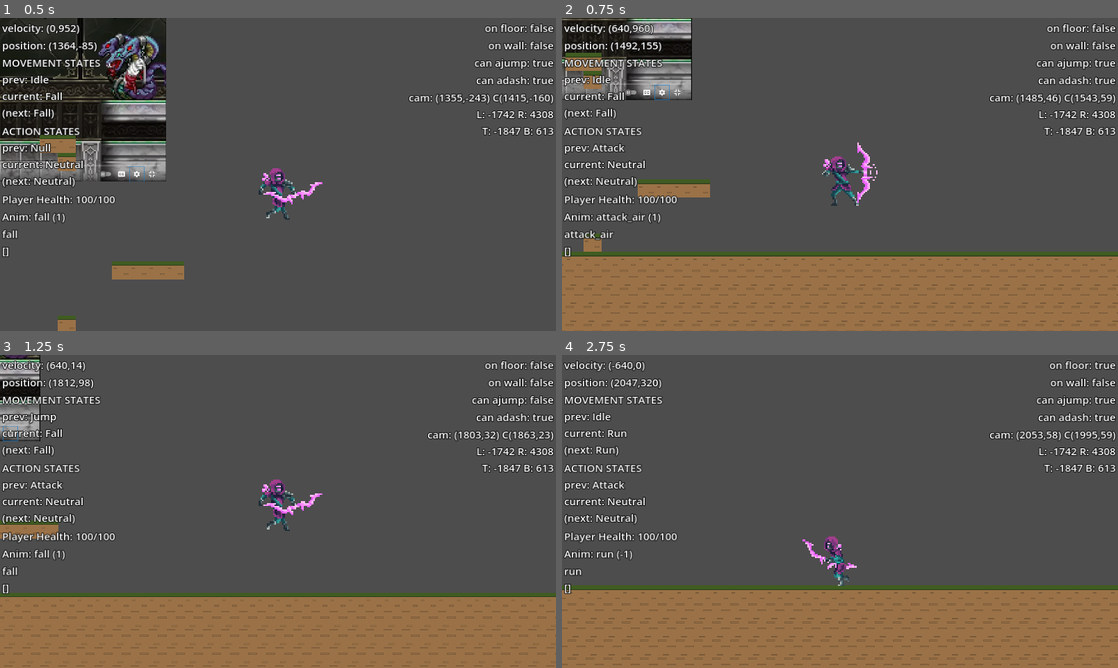
Above: before the commit, frames 1-4 (two rows, left to right).
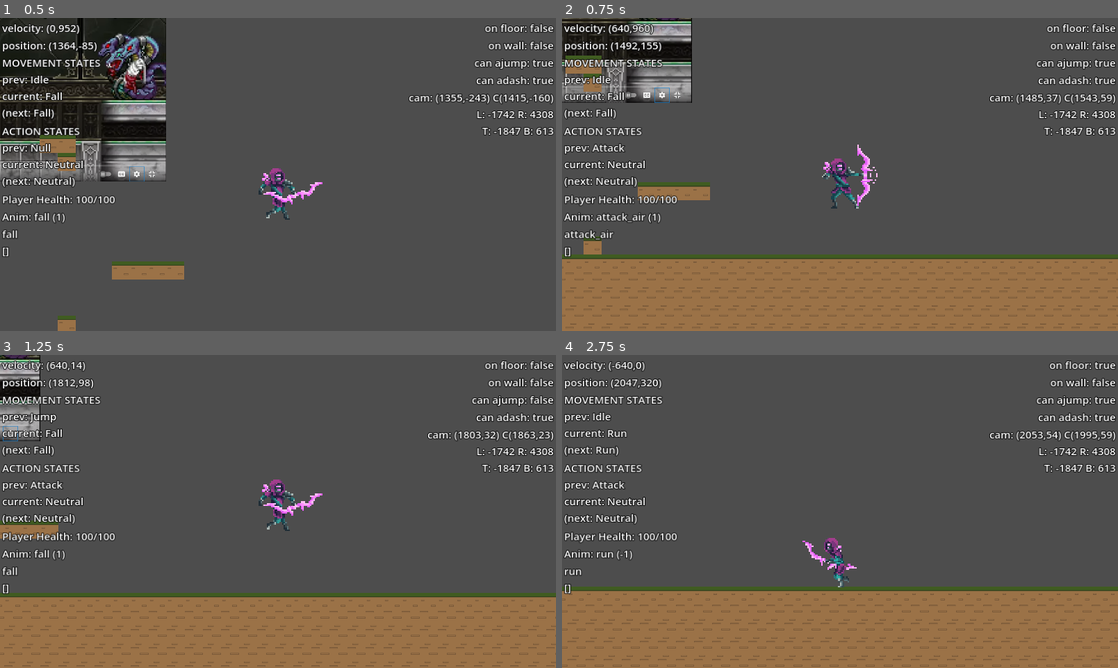
Above: after the commit, the same moments.

Repository: azylazide/untitled-hw-game-G4
Game: Godot game, scene res://src/levels/level_test.tscn
The game is run twice, just before and just after one commit, with the same random seed, the same clock (stepped at 60 frames per second) and the same inputs.
Inputs:
- Up to frame 1 (0.5 s): no input
- Up to frame 2 (0.75 s): tap Enter (ui_accept) at 0.5 s; hold D (right) from 0.53 s (still down); hold Z (attack) from 0.53 s (still down)
- Up to frame 3 (1.25 s): keep holding D (right); keep holding Z (attack); tap Space (jump) at 0.77 s
- Up to frame 4 (2.75 s): release Z (attack) at 1.28 s; tap X (dash) at 1.35 s; tap Space (jump) at 1.52 s; release D (right) at 2.03 s; hold A (left) from 2.03 s (still down); hold Z (attack) from 2.03 s (still down)

Frame 1 is identical in both runs. In frame 2, 7.6% of the frame differs, in the area x 0-100%, y 0-100%; in frame 3, 0.3%; in frame 4, 3.8%.
Error in both runs: Trying to assign value of type 'Nil' to a variable of type 'float'. (res://src/actors/player/player.gd:872)

Commit message:
slowly smoothed the vertical fast smoothing weight

Diff:
--- a/src/RemoteCamera.gd
+++ b/src/RemoteCamera.gd
@@ -57,6 +57,10 @@
 var movement_states
 var detector_exited:= false
 
+## Current horizontal camera smoothing
+@onready var current_hs = horizontal_slow_smoothing
+@onready var current_vs = vertical_slow_smoothing
+
 ## Screen size of viewport rect
 @onready var screen_size:= get_viewport_rect().size
 ## Actual spans the camera encompasses with respect to global coordinates taking account zoom
@@ -204,7 +208,10 @@
 
 	var vs:= vertical_slow_smoothing
 	if current_state == player.move_states_ref.FALL and player_velocity.y == player.max_fall_speed:
-		vs = vertical_fast_smoothing
+		vs = lerpf(current_vs,vertical_fast_smoothing,0.1)
+
+	current_hs = hs
+	current_vs = vs
 
 	output.x = lerpf(global_position.x,clamped_pos.x,hs)
 	output.y = lerpf(global_position.y,clamped_pos.y,vs)
